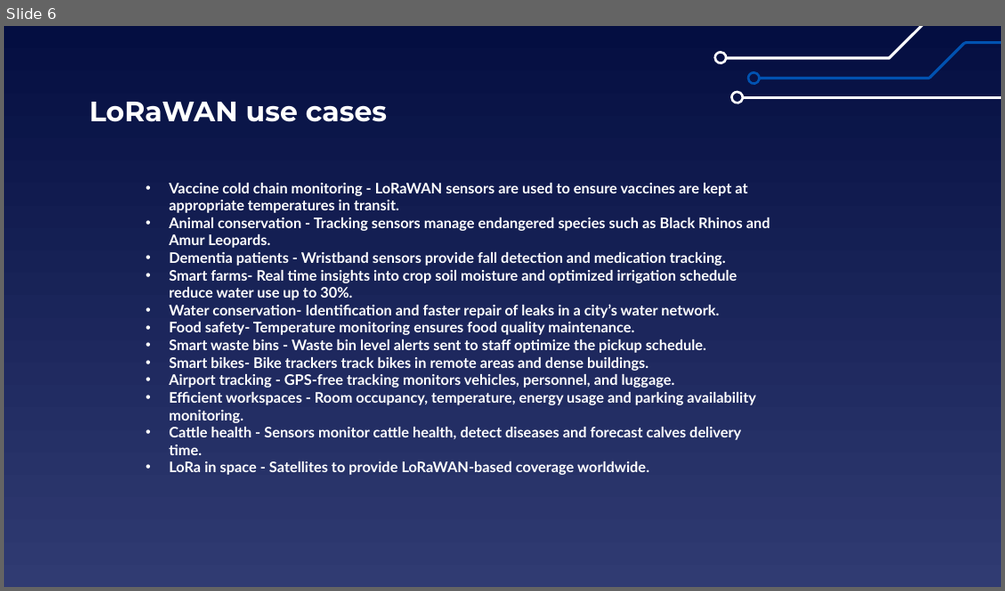
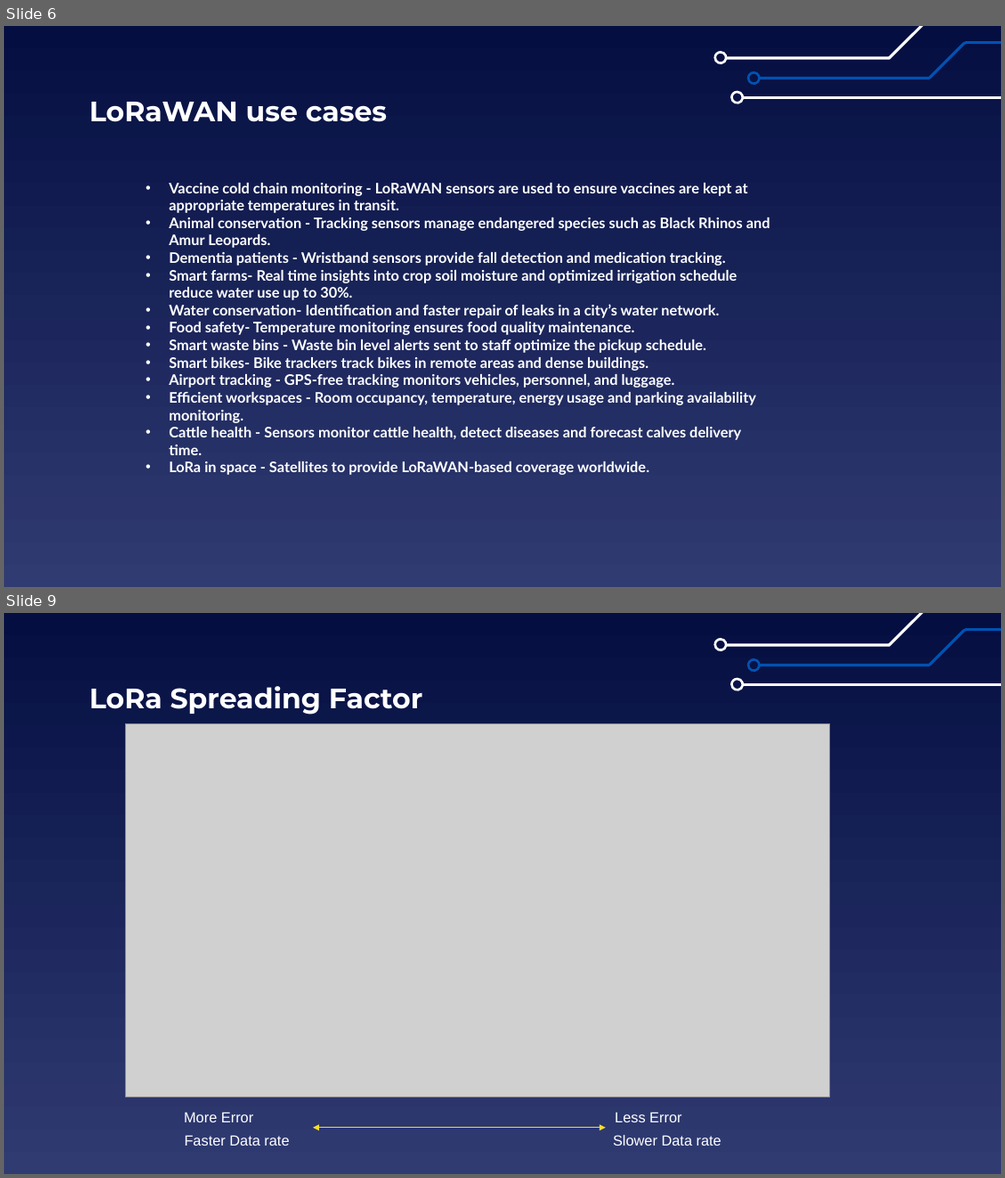
Before and after one commit to EELabMan/LoRa, a slide deck: Lora.pptx. Shown one above the other, each under a label of ours: slide 6 before the commit, slides 6 and 9 after it; the slides between them are not shown. The pictures are 1005x591 and 1005x1178 pixels, drawn with LibreOffice and Linux fonts; fonts in the diff are those of the drawing; grey boxes stand for pictures. Boxes give left, top, right and bottom in pixels: in the first picture for what was removed or moved away, otherwise in the second. Text is boxed around its words. In the diff, an @@ line names an element or a change of style, - is before the commit and + after.

```diff
--- a/Lora.pptx
+++ b/Lora.pptx
@@ slide 9 added at (4,613,1001,1174), background gradient #040E41 to #303B72; not listed: 6 template elements that a slide beside it also shows @@
@@ title added at (89,686,422,714), 27 pt, text #FFFFFF, bold @@
+LoRa Spreading Factor
@@ picture added at (126,723,830,1097) @@
@@ text added at (184,1111,253,1122), 14 pt, text #FFFFFF @@
+More Error
@@ text added at (615,1111,681,1122), 14 pt, text #FFFFFF @@
+Less Error
@@ text added at (185,1135,289,1145), 14 pt, text #FFFFFF @@
+Faster Data rate
@@ double arrow added from (313, 1127) to (606, 1127), #F4DD2E 0.75 pt @@
@@ text added at (613,1135,721,1145), 14 pt, text #FFFFFF @@
+Slower Data rate
```
Also in this commit, not shown: 5 slides changed.
